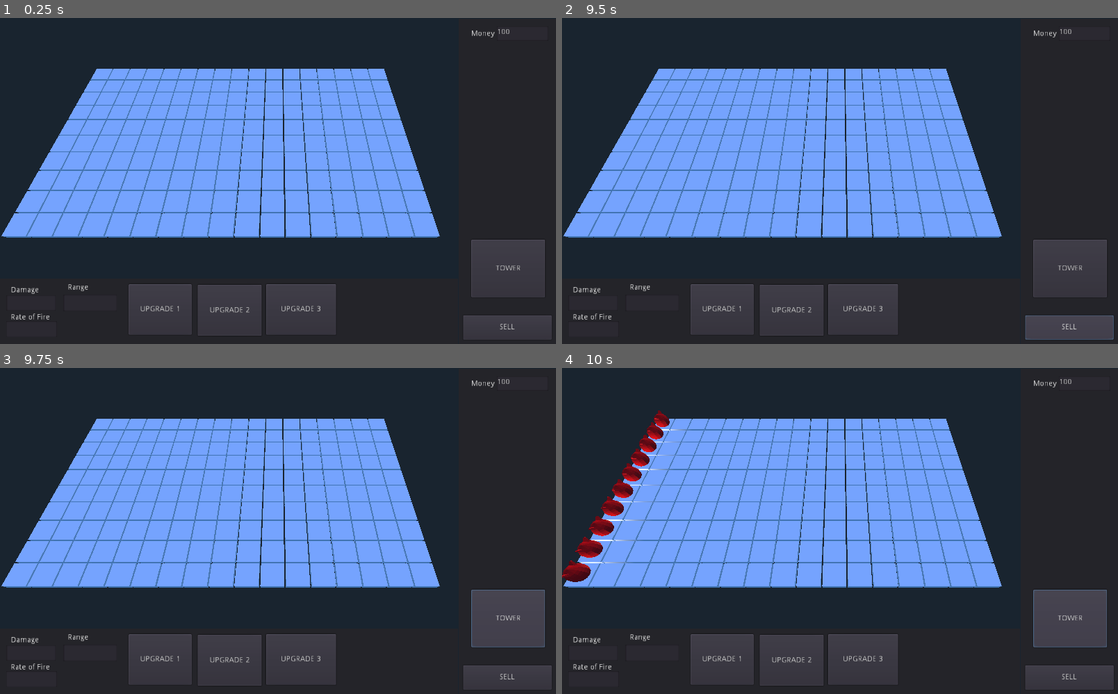
Above: before the commit, frames 1-4 (two rows, left to right).
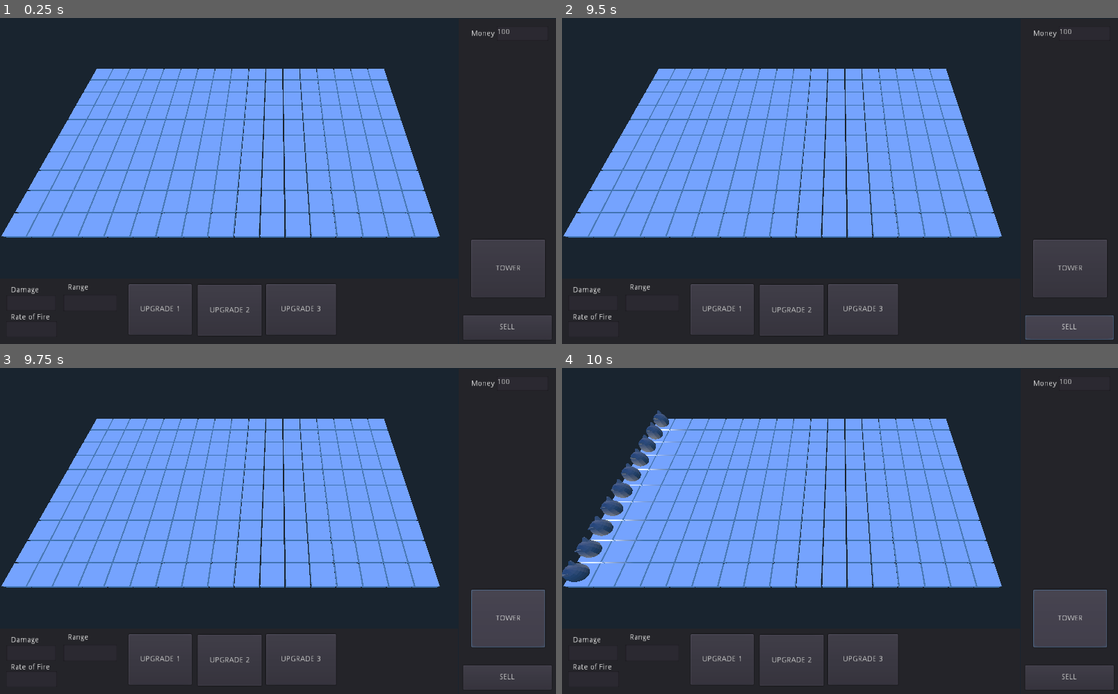
Above: after the commit, the same moments.

Repository: liampward/GodotTD
Game: Godot game, scene res://Scenes/Root.tscn
Same seed, same stepped clock (60 frames per second), same inputs: the game is played once before the commit and once after it.
Inputs (mouse positions are in pixels of both pictures, inside the frame that each line leads up to):
- Up to frame 1 (0.25 s): no input
- Up to frame 2 (9.5 s): click (595, 301) at 0.52 s; type "12" at 0.6 s; click (595, 330) at 0.75 s; type "12" at 0.83 s; click (650, 301) at 0.98 s; type "12" at 1.07 s; click "SELL" at 1.25 s; click "TOWER" at 2 s; click "UPGRADE 1" at 2.75 s; click "UPGRADE 2" at 3.5 s; click "UPGRADE 3" at 4.25 s; click "SELL" at 5 s; click "TOWER" at 5.75 s; click "UPGRADE 1" at 6.5 s; click "UPGRADE 2" at 7.25 s; click "UPGRADE 3" at 8 s; click "SELL" at 8.75 s
- Up to frame 3 (9.75 s): click "TOWER" at 9.5 s
- Up to frame 4 (10 s): no input

Frames 1-3 are identical in both runs. In frame 4, 1.6% of the frame differs, in the area x 0-20%, y 13-66%.
Error before the commit: Invalid get index 'tower' (on base: 'Nil'). (res://Scripts/Sell)
Error after the commit: Parse Error: The identifier "particle_scene" isn't declared in the current scope. (res://Scripts/Enemy.gd:23)

Commit message:
Fixed Merge Conflict Issues

Diff:
--- a/Scenes/Root.tscn
+++ b/Scenes/Root.tscn
@@ -5,7 +5,7 @@
 [ext_resource path="res://Scenes/HUD.tscn" type="PackedScene" id=3]
 [ext_resource path="res://Scripts/Enemy Spawner.gd" type="Script" id=4]
 
-[node name="Root" type="Node"]
+[node name="Root" type="Node" index="0"]
 
 script = ExtResource( 1 )
 
--- a/Scripts/Enemy.gd
+++ b/Scripts/Enemy.gd
@@ -20,6 +20,9 @@
 		var deathSound = DEATH.instance()
 		self.get_parent().add_child(deathSound)
 		queue_free()
+		var particle_spawner = particle_scene.instance()
+		get_parent().add_child(particle_spawner)
+		particle_spawner.set_translation(self.get_translation() + Vector3(0, 3,0))
 		var root_node = get_tree().get_root().get_node("Root")
 		root_node.money += 10
 
@@ -32,3 +35,8 @@
 	if area.get_parent().is_in_group("BULLET"):
 		area.get_parent().queue_free()
 		hurt(area.get_parent().damage)
+
+func _on_VisibilityNotifier_screen_exited():
+	queue_free()
+	var root_node = get_tree().get_root().get_node("Root")
+	root_node.money += 10
